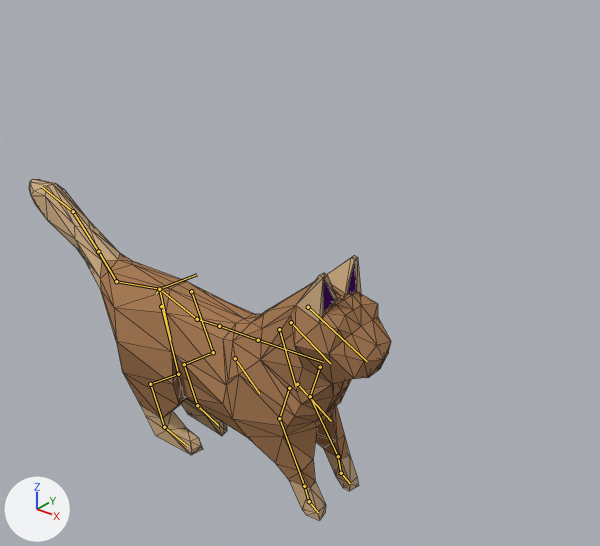
An edit to the Blender file Assets/Blender/AnimatedCat.blend, drawn before and after from the same camera.
The view is the same before and after, from a camera (50 mm lens) standing at (5.33, -5.1, 4.26) and looking at (1.11, 0.17, 0.99). The axes (+X, +Y, +Z) are drawn at lower left. The lights are the same throughout. The bones that bend it are drawn over the model as lines. Mesh edges are drawn as thin lines.

Names of what the first picture shows: 'cat.001'.
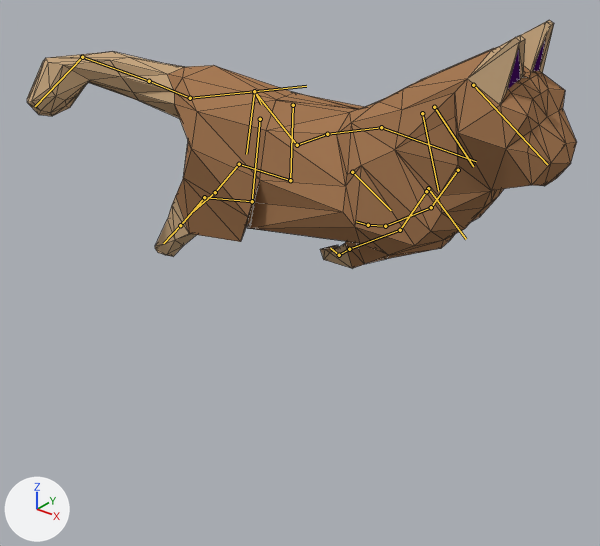
The newer file adds an action. The first version stands in its rest pose; the second is drawn at frame 19 of the action 'JumpBegin'.

Pixel boxes (x1, y1, x2, y2) of what changed, in the pictures (600 x 546 px):
'cat.001', posed (52% wider, 27% shorter): before (29, 179, 391, 520); after (27, 20, 577, 268)
bone 'spine', root to tip: before (159, 289) to (197, 319); after (254, 91) to (297, 145)
bone 'tail.001', root to tip: before (159, 289) to (116, 281); after (254, 91) to (190, 98)
bone 'tail.002', root to tip: before (116, 281) to (98, 251); after (190, 98) to (149, 81)
bone 'tail.003', root to tip: before (98, 251) to (73, 211); after (149, 81) to (82, 57)
bone 'tail.004', root to tip: before (73, 211) to (42, 187); after (82, 57) to (35, 106)
bone 'spine.001', root to tip: before (197, 319) to (219, 326); after (297, 145) to (327, 134)
bone 'spine.002', root to tip: before (219, 326) to (258, 340); after (327, 134) to (381, 127)
bone 'spine.003', root to tip: before (258, 340) to (323, 362); after (381, 127) to (476, 161)
bone 'forearm.L', root to tip: before (310, 396) to (338, 456); after (431, 207) to (385, 226)
bone 'hand.L', root to tip: before (338, 456) to (341, 473); after (385, 226) to (368, 225)
bone 'f_toe.L', root to tip: before (341, 473) to (350, 483); after (368, 225) to (356, 221)
bone 'forearm.R', root to tip: before (279, 418) to (304, 486); after (400, 230) to (349, 249)
bone 'hand.R', root to tip: before (304, 486) to (309, 501); after (349, 249) to (339, 255)
bone 'f_toe.R', root to tip: before (309, 501) to (318, 512); after (339, 255) to (330, 248)
bone 'shin.L', root to tip: before (213, 352) to (184, 364); after (290, 180) to (239, 164)
bone 'foot.L', root to tip: before (184, 364) to (197, 405); after (239, 164) to (215, 192)
bone 'r_toe.L', root to tip: before (197, 405) to (218, 425); after (215, 192) to (193, 211)
bone 'foot.R', root to tip: before (150, 384) to (164, 427); after (204, 197) to (180, 225)
bone 'r_toe.R', root to tip: before (164, 427) to (187, 446); after (180, 225) to (163, 243)

The change in detail:
Bone 'spine' (bone_spine) moves from (0.0, 0.0, 0.0) to (-0.017, 0.102, -0.364).
Bone 'spine' (bone_spine) turns from (0, 0, 0) to (25, 3, -2) degrees about its own x, y and z.
Bone 'tail.001' (bone_tail_001) turns from (0, 0, 0) to (-26, 7, 1) degrees about its own x, y and z.
Bone 'tail.002' (bone_tail_002) turns from (0, 0, 0) to (-19, 6, 20) degrees about its own x, y and z.
Bone 'tail.003' (bone_tail_003) turns from (0, 0, 0) to (10, -10, 18) degrees about its own x, y and z.
Bone 'tail.004' (bone_tail_004) turns from (0, 0, 0) to (-29, 13, 37) degrees about its own x, y and z.
Bone 'spine.001' (bone_spine_001) turns from (0, 0, 0) to (-42, -3, 2) degrees about its own x, y and z.
Bone 'spine.002' (bone_spine_002) turns from (0, 0, 0) to (4, 0, 0) degrees about its own x, y and z.
Bone 'spine.003' (bone_spine_003) turns from (0, 0, 0) to (25, 7, 1) degrees about its own x, y and z.
Bone 'forearm.L' (bone_forearm_l) moves from (0.0, 0.0, 0.0) to (0.0, -0.001, 0.003).
Bone 'forearm.L' (bone_forearm_l) turns from (0, 0, 0) to (-71, 22, -16) degrees about its own x, y and z.
Bone 'hand.L' (bone_hand_l) moves from (0.0, 0.0, 0.0) to (-0.001, 0.003, 0.008).
Bone 'hand.L' (bone_hand_l) turns from (0, 0, 0) to (-13, -14, -12) degrees about its own x, y and z.
Bone 'f_toe.L' (bone_f_toe_l) moves from (0.0, 0.0, 0.0) to (0.001, 0.002, 0.007).
Bone 'f_toe.L' (bone_f_toe_l) turns from (0, 0, 0) to (-46, 5, 3) degrees about its own x, y and z.
Bone 'forearm.R' (bone_forearm_r) moves from (0.0, 0.0, 0.0) to (0.0, 0.001, -0.003).
Bone 'forearm.R' (bone_forearm_r) turns from (0, 0, 0) to (-67, 12, 5) degrees about its own x, y and z.
Bone 'hand.R' (bone_hand_r) turns from (0, 0, 0) to (11, 0, -4) degrees about its own x, y and z.
Bone 'f_toe.R' (bone_f_toe_r) moves from (0.0, 0.0, 0.0) to (-0.003, -0.012, -0.009).
Bone 'f_toe.R' (bone_f_toe_r) turns from (0, 0, 0) to (-82, 17, -7) degrees about its own x, y and z.
Bone 'shin.L' (bone_shin_l) moves from (0.0, 0.0, 0.0) to (-0.001, 0.002, 0.01).
Bone 'shin.L' (bone_shin_l) turns from (0, 0, 0) to (-15, 0, -2) degrees about its own x, y and z.
Bone 'foot.L' (bone_foot_l) moves from (0.0, 0.0, 0.0) to (0.0, -0.001, 0.002).
Bone 'foot.L' (bone_foot_l) turns from (0, 0, 0) to (-24, 3, 2) degrees about its own x, y and z.
Bone 'r_toe.L' (bone_r_toe_l) moves from (0.0, 0.0, 0.0) to (0.0, 0.002, 0.008).
Bone 'r_toe.L' (bone_r_toe_l) turns from (0, 0, 0) to (-57, -2, -9) degrees about its own x, y and z.
Bone 'foot.R' (bone_foot_r) moves from (0.0, 0.0, 0.0) to (0.001, -0.009, -0.002).
Bone 'foot.R' (bone_foot_r) turns from (0, 0, 0) to (-39, 2, 0) degrees about its own x, y and z.
Bone 'r_toe.R' (bone_r_toe_r) moves from (0.0, 0.0, 0.0) to (-0.001, -0.002, -0.008).
Bone 'r_toe.R' (bone_r_toe_r) turns from (0, 0, 0) to (-57, 3, -10) degrees about its own x, y and z.
